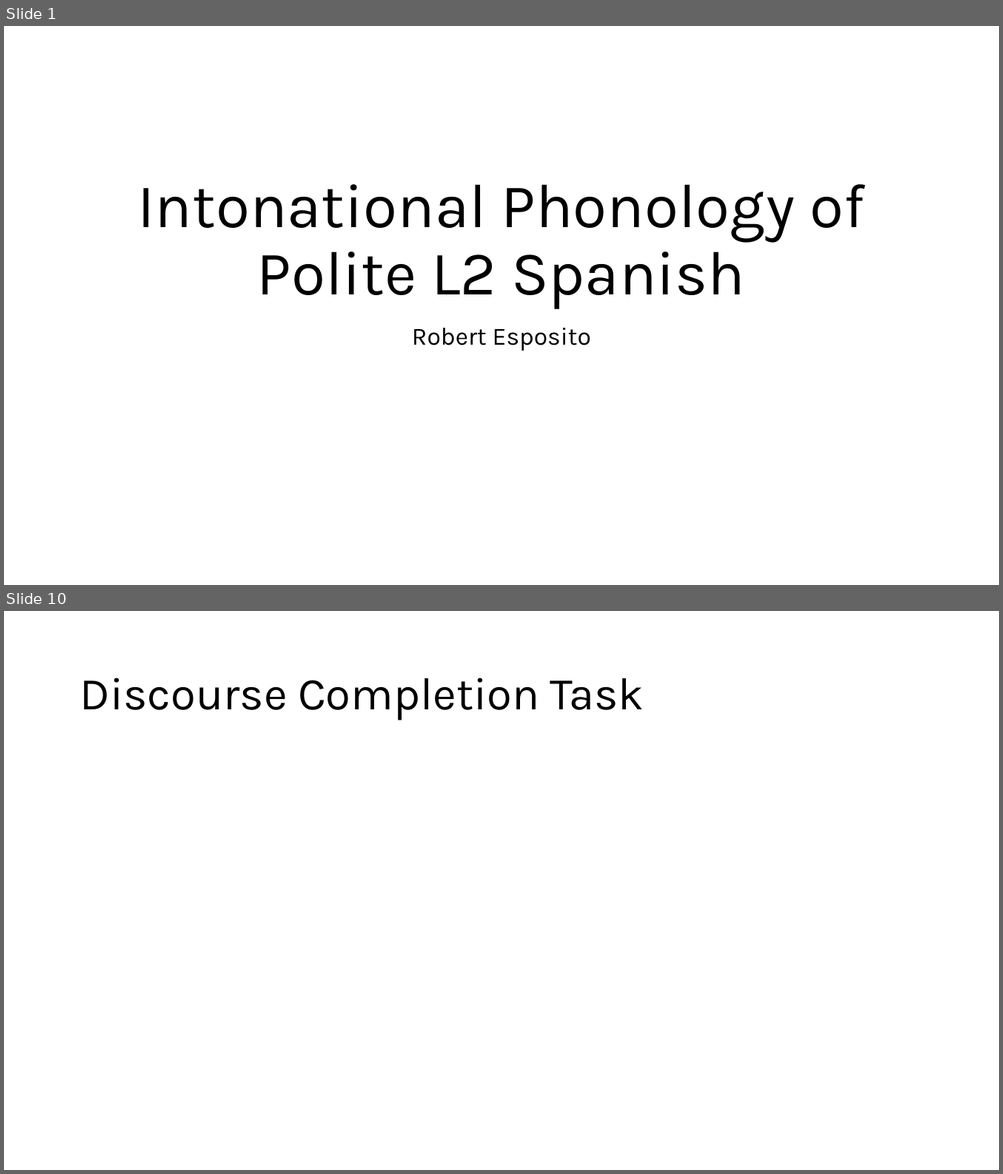
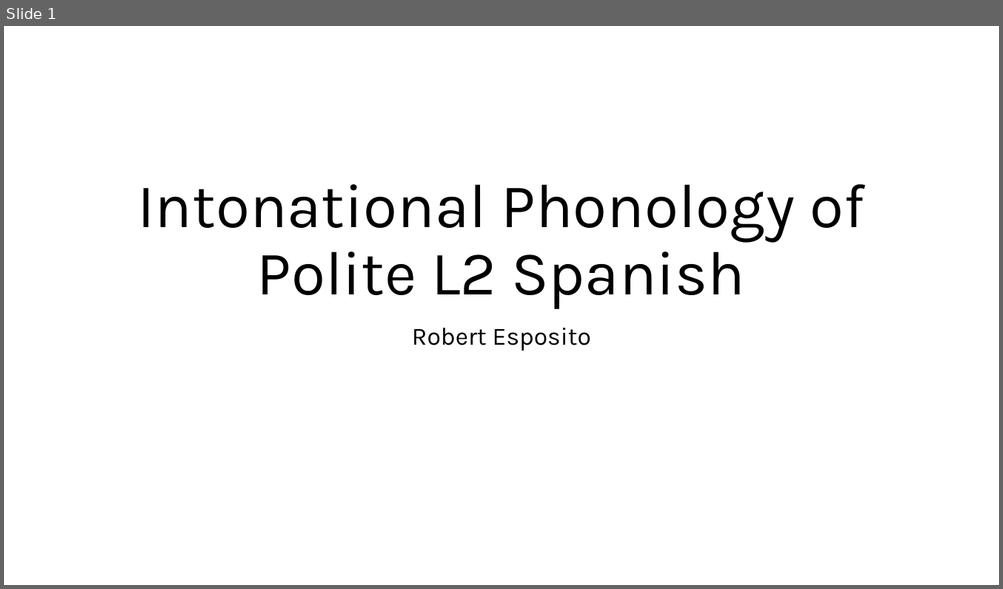
Before and after one commit to RobertEspo/polite_l2_spanish, a slide deck: slides/12_05_2024_sociolinguistics.pptx. Shown one above the other, each under a label of ours: slides 1 and 10 before the commit, slide 1 after it; the slides between them are not shown. The pictures are 1003x1174 and 1003x589 pixels, drawn with LibreOffice and Linux fonts; fonts in the diff are those of the drawing. Boxes give left, top, right and bottom in pixels: in the first picture for what was removed or moved away, otherwise in the second. Text is boxed around its words. In the diff, an @@ line names an element or a change of style, - is before the commit and + after.

```diff
--- a/slides/12_05_2024_sociolinguistics.pptx
+++ b/slides/12_05_2024_sociolinguistics.pptx
@@ slide 10 removed at box(4, 611, 999, 1170), background #FFFFFF @@
@@ title removed at box(79, 678, 643, 721) @@
-Discourse Completion Task
```
Also in this commit, not shown: 1 slide changed, 34 slides added, 9 other slides removed, 56 other files.
